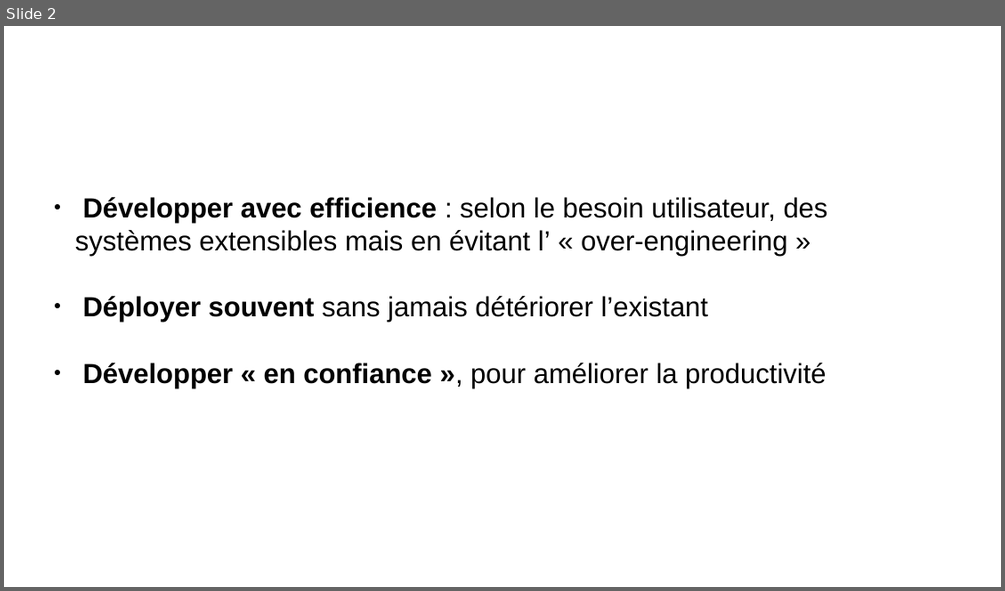
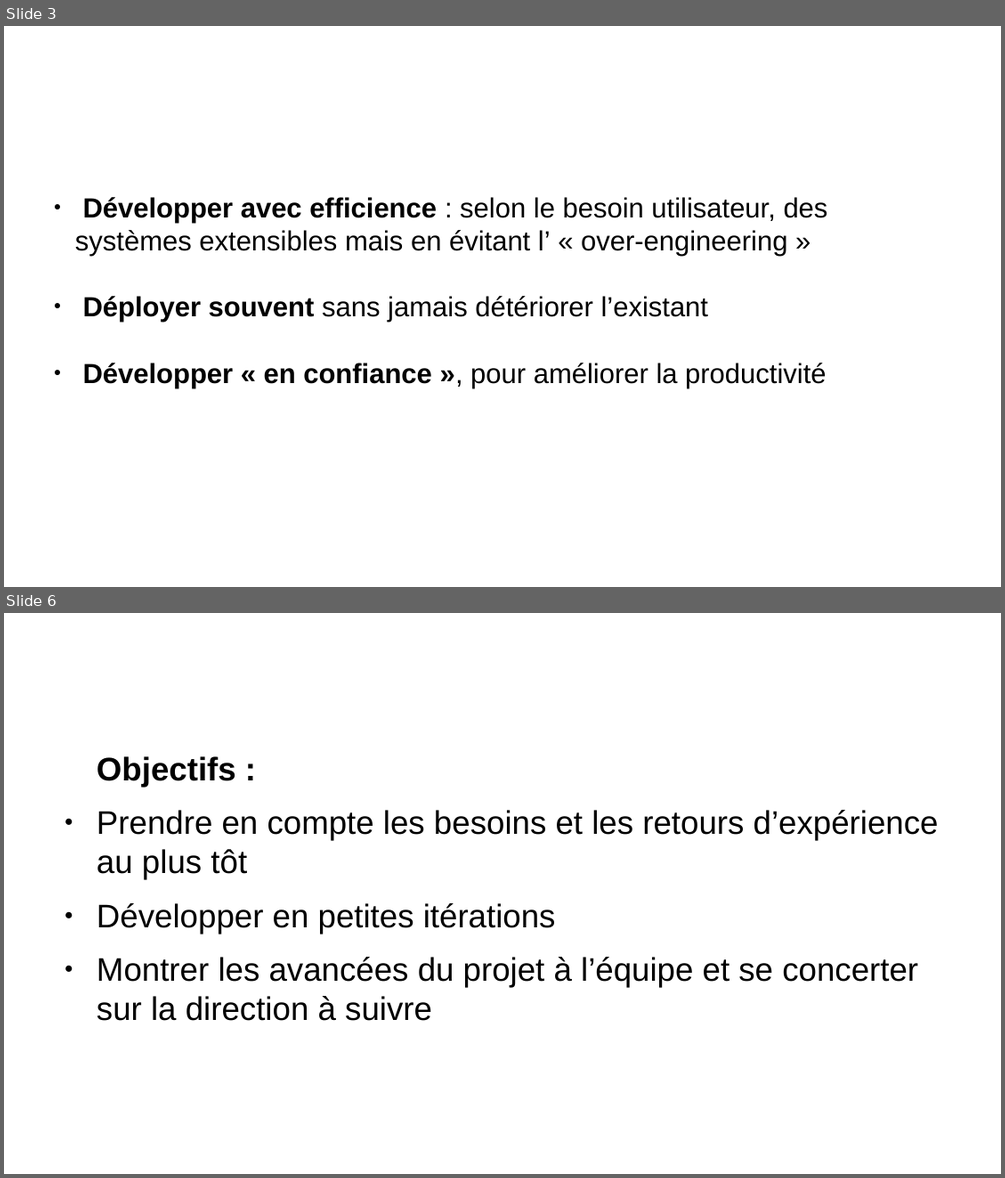
Before and after one commit to remipassmoilesel/ci-cd-plan, a slide deck: ci-cd-plan.odp. Shown one above the other, each under a label of ours: slide 2 before the commit, slides 3 and 6 after it; the slides between them are not shown. The pictures are 1005x591 and 1005x1178 pixels, drawn with LibreOffice and Linux fonts; fonts in the diff are those of the drawing; background and template pictures are left out. Boxes give left, top, right and bottom in pixels: in the first picture for what was removed or moved away, otherwise in the second. Text is boxed around its words. In the diff, an @@ line names an element or a change of style, - is before the commit and + after.

```diff
--- a/ci-cd-plan.odp
+++ b/ci-cd-plan.odp
@@ slide 6 added at (4,613,1001,1174), background #FFFFFF @@
@@ title added at (54,634,748,727), 35.7 pt, text #FFFFFF @@
+Fonctionnement organique
@@ text added at (97,756,938,1021), 26 pt, text #000000 @@
+Objectifs :
+● Prendre en compte les besoins et les retours d’expérience au plus tôt
+● Développer en petites itérations
+● Montrer les avancées du projet à l’équipe et se concerter sur la direction à suivre
@@ what was slide 2 is now slide 3 @@
```
Also in this commit, not shown: 10 slides changed, 7 other slides added, 3 slides removed.
